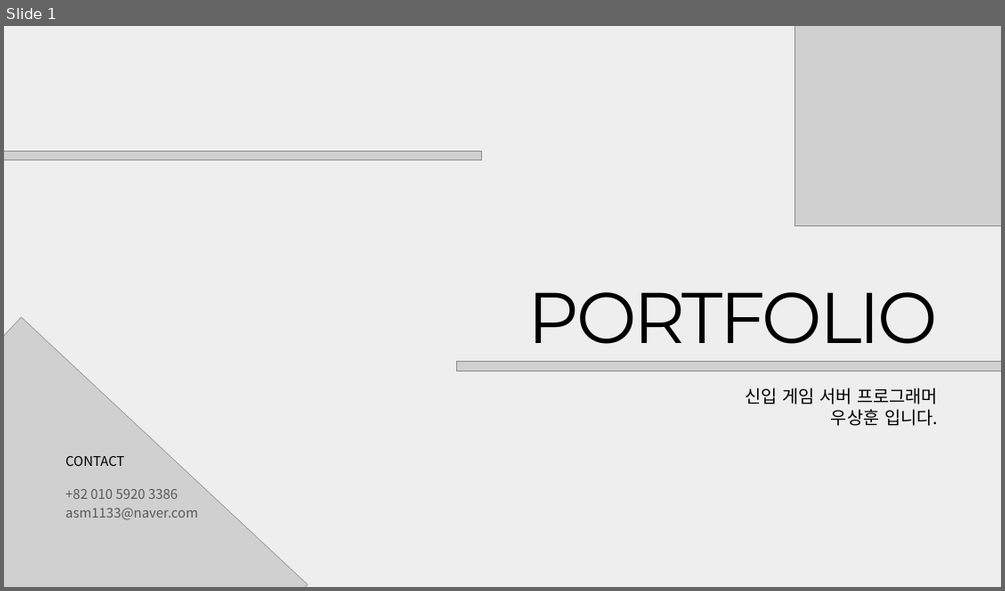
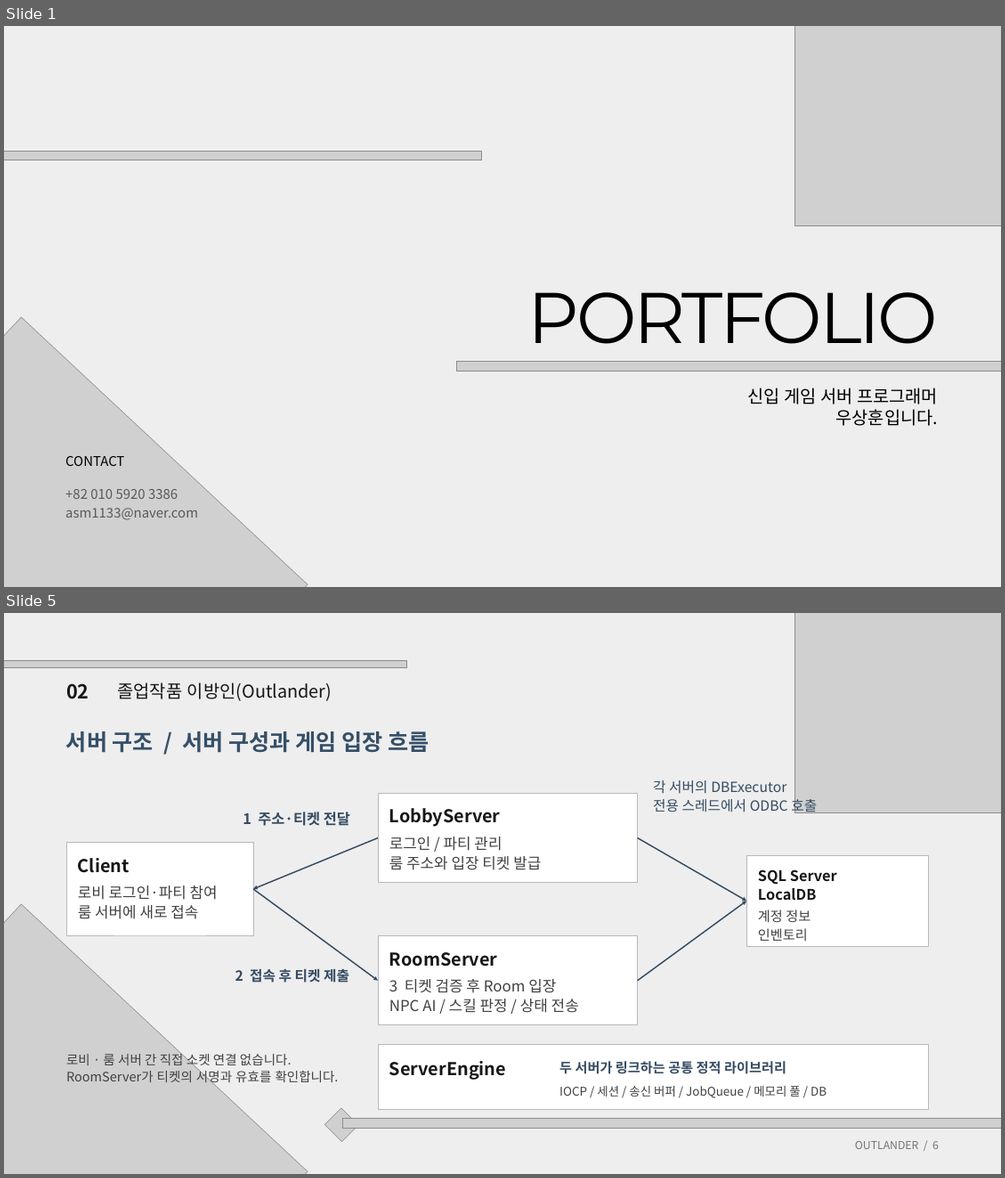
Before and after one commit to Woon-2/Project-W, a slide deck: 포트폴리오/우상훈_게임서버_포트폴리오.pptx. Shown one above the other, each under a label of ours: slide 1 before the commit, slides 1 and 5 after it; the slides between them are not shown. The pictures are 1005x591 and 1005x1178 pixels, drawn with LibreOffice and Linux fonts; fonts in the diff are those of the drawing; grey boxes stand for pictures; background and template pictures are left out. Boxes give left, top, right and bottom in pixels: in the first picture for what was removed or moved away, otherwise in the second. Text is boxed around its words. In the diff, an @@ line names an element or a change of style, - is before the commit and + after.

```diff
--- a/포트폴리오/우상훈_게임서버_포트폴리오.pptx
+++ b/포트폴리오/우상훈_게임서버_포트폴리오.pptx
@@ slide 5 added at [4, 613, 1001, 1174], background picture (left out) @@
@@ picture added at [794, 613, 1001, 813] @@
@@ picture added at [4, 660, 406, 667] @@
@@ text added at [66, 683, 89, 699], 27.8 pt, text #171717, bold @@
+02
@@ text added at [117, 682, 332, 701], 25.5 pt, text #171717 @@
+졸업작품 이방인(Outlander)
@@ text added at [66, 731, 429, 753], 32.2 pt, text #354F68, bold @@
+서버 구조 / 서버 구성과 게임 입장 흐름
@@ rectangle added at [378, 794, 638, 882], fill #FFFFFF, outline #B8B8BD 1.05 pt @@
@@ text added at [653, 780, 817, 813], 20.2 pt, text #354B62 @@
+각 서버의 DBExecutor
+전용 스레드에서 ODBC 호출
@@ text added at [243, 811, 350, 826], 21 pt, text #354B62, bold @@
+1 주소·티켓 전달
@@ text added at [389, 808, 501, 827], 25.5 pt, text #171717, bold @@
+LobbyServer
@@ rectangle added at [66, 843, 253, 935], fill #FFFFFF, outline #B8B8BD 1.05 pt @@
@@ arrow added from (378, 838) to (253, 889), #354B62 1.88 pt @@
@@ text added at [389, 836, 541, 870], 21.8 pt, text #414141 @@
+로그인 / 파티 관리
+룸 주소와 입장 티켓 발급
@@ arrow added from (638, 838) to (746, 900), #354B62 1.88 pt @@
@@ text added at [78, 858, 129, 873], 25.5 pt, text #171717, bold @@
+Client
@@ rectangle added at [746, 855, 929, 947], fill #FFFFFF, outline #B8B8BD 1.05 pt @@
@@ text added at [758, 869, 837, 900], 21 pt, text #171717, bold @@
+SQL Server
+LocalDB
@@ picture added at [4, 904, 307, 1174] @@
@@ text added at [78, 885, 218, 919], 21.8 pt, text #414141 @@
+로비 로그인·파티 참여
+룸 서버에 새로 접속
@@ arrow added from (253, 889) to (378, 981), #354B62 1.88 pt @@
@@ arrow added from (638, 981) to (746, 900), #354B62 1.88 pt @@
@@ text added at [758, 909, 810, 941], 19.5 pt, text #414141 @@
+계정 정보
+인벤토리
@@ rectangle added at [378, 936, 638, 1025], fill #FFFFFF, outline #B8B8BD 1.05 pt @@
@@ text added at [389, 952, 498, 966], 25.5 pt, text #171717, bold @@
+RoomServer
@@ text added at [235, 969, 349, 982], 20.2 pt, text #354B62, bold @@
+2 접속 후 티켓 제출
@@ text added at [389, 979, 579, 1013], 21.8 pt, text #414141 @@
+3 티켓 검증 후 Room 입장
+NPC AI / 스킬 판정 / 상태 전송
@@ text added at [66, 1051, 339, 1086], 18.8 pt, text #414141 @@
+로비 · 룸 서버 간 직접 소켓 연결 없습니다.
+RoomServer가 티켓의 서명과 유효를 확인합니다.
@@ rectangle added at [378, 1044, 928, 1109], fill #FFFFFF, outline #B8B8BD 1.05 pt @@
@@ text added at [389, 1061, 506, 1079], 25.5 pt, text #171717, bold @@
+ServerEngine
@@ text added at [559, 1061, 786, 1074], 19.5 pt, text #354B62, bold @@
+두 서버가 링크하는 공통 정적 라이브러리
@@ text added at [559, 1086, 826, 1098], 17.2 pt, text #414141 @@
+IOCP / 세션 / 송신 버퍼 / JobQueue / 메모리 풀 / DB
@@ picture added at [324, 1108, 358, 1142] @@
@@ picture added at [342, 1118, 1001, 1127] @@
@@ text added at [855, 1141, 938, 1149], 15.8 pt, text #747474 @@
+OUTLANDER / 6
@@ slide 1 changed as well @@
@@ text at [835, 409, 938, 426]: spaces changed @@
-우상훈 입니다.
+우상훈입니다.
```
Also in this commit, not shown: 3 other slides changed, 13 other slides added, 7 slides removed, 1 other file.
